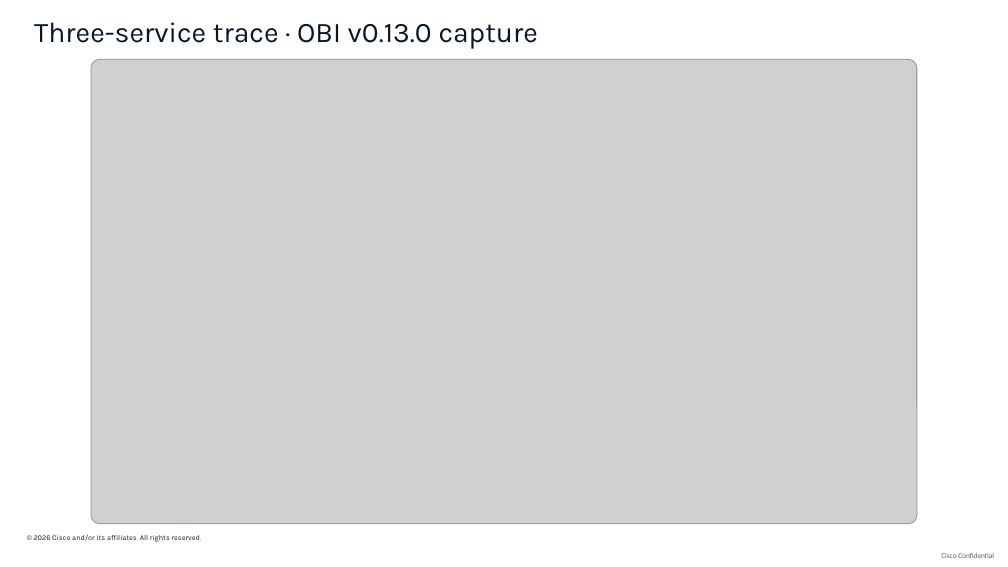
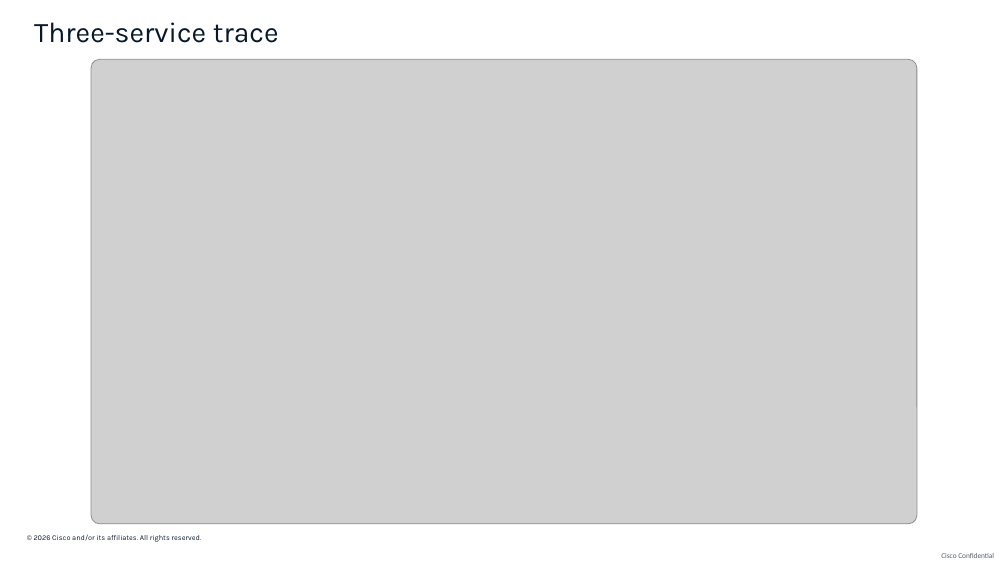
Before and after one commit to ajimenez1503/cilium-obi-demo, a slide deck: slide 22 of slides/cilium-obi-session-deck-latest.pptx. Drawn at 1008x567 pixels with LibreOffice and Linux fonts; fonts in the diff are those of the drawing; grey boxes stand for pictures; background and template pictures are left out. Boxes give left, top, right and bottom in pixels: in the first picture for what was removed or moved away, otherwise in the second. Text is boxed around its words. In the diff, an @@ line names an element or a change of style, - is before the commit and + after.

```diff
--- a/slides/cilium-obi-session-deck-latest.pptx
+++ b/slides/cilium-obi-session-deck-latest.pptx
@@ text at (34, 22, 279, 43): text changed @@
-Three-service trace · OBI v0.13.0 capture
+Three-service trace
```
Also in this commit, not shown: 10 other slides changed.
